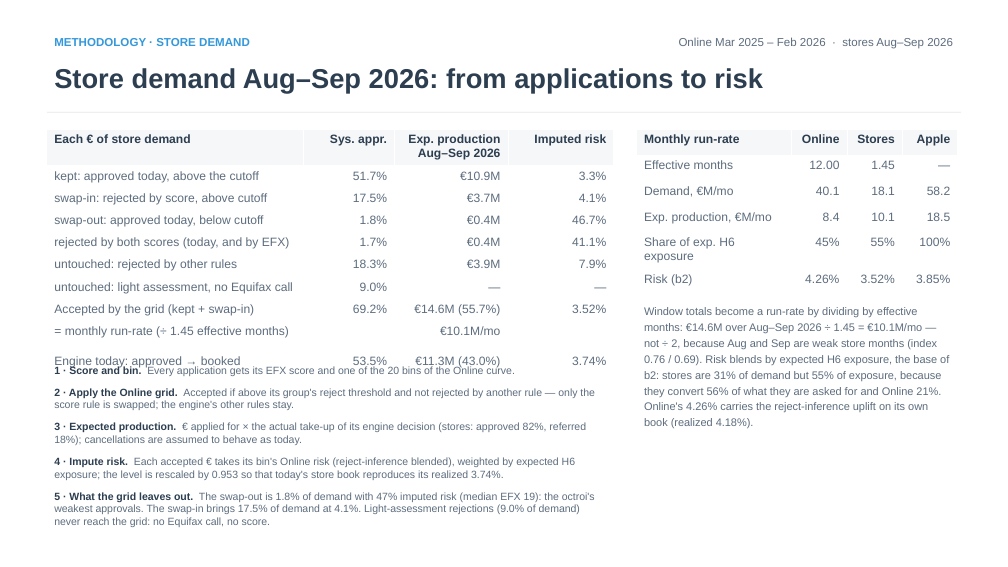
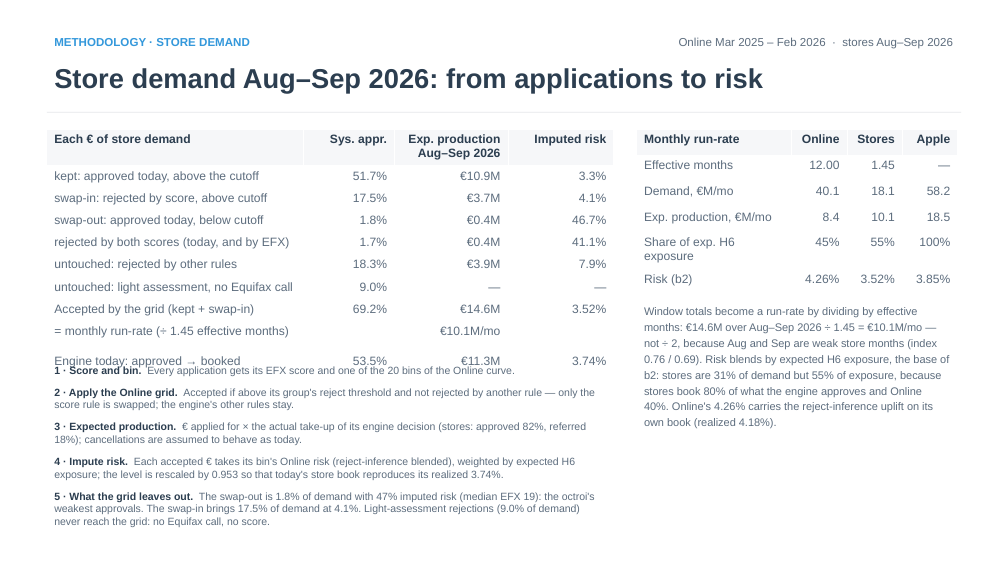
Before and after one commit to iocariz/scoring_tools, a slide deck: slide 11 of output/apple_deck/Apple_EFX_Study.pptx. Drawn at 1008x567 pixels with LibreOffice and Linux fonts; fonts in the diff are those of the drawing. Boxes give left, top, right and bottom in pixels: in the first picture for what was removed or moved away, otherwise in the second. Text is boxed around its words. In the diff, an @@ line names an element or a change of style, - is before the commit and + after.

```diff
--- a/output/apple_deck/Apple_EFX_Study.pptx
+++ b/output/apple_deck/Apple_EFX_Study.pptx
@@ table at [47, 129, 614, 372] @@
-row 8, column 3: €14.6M (55.7%)
+row 8, column 3: €14.6M
-row 10, column 3: €11.3M (43.0%)
+row 10, column 3: €11.3M
@@ text at [644, 307, 949, 428]: text changed @@
-Window totals become a run-rate by dividing by effective months: €14.6M over Aug–Sep 2026 ÷ 1.45 = €10.1M/mo — not ÷ 2, because Aug and Sep are weak store months (index 0.76 / 0.69). Risk blends by expected H6 exposure, the base of b2: stores are 31% of demand but 55% of exposure, because they convert 56% of what they are asked for and Online 21%. Online's 4.26% carries the reject-inference uplift on its own book (realized 4.18%).
+Window totals become a run-rate by dividing by effective months: €14.6M over Aug–Sep 2026 ÷ 1.45 = €10.1M/mo — not ÷ 2, because Aug and Sep are weak store months (index 0.76 / 0.69). Risk blends by expected H6 exposure, the base of b2: stores are 31% of demand but 55% of exposure, because stores book 80% of what the engine approves and Online 40%. Online's 4.26% carries the reject-inference uplift on its own book (realized 4.18%).
```
Also in this commit, not shown: 9 other slides changed, 5 other files.
